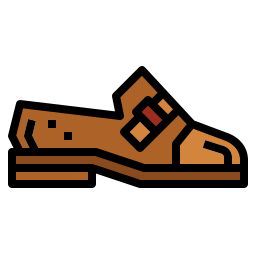
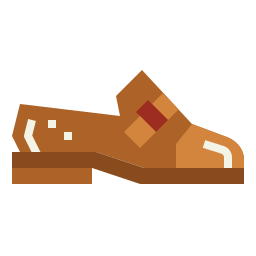
Comparing the layer stacks of the two 256 × 256 images. Changes:
painted on "L1" over [8,66,248,188]
